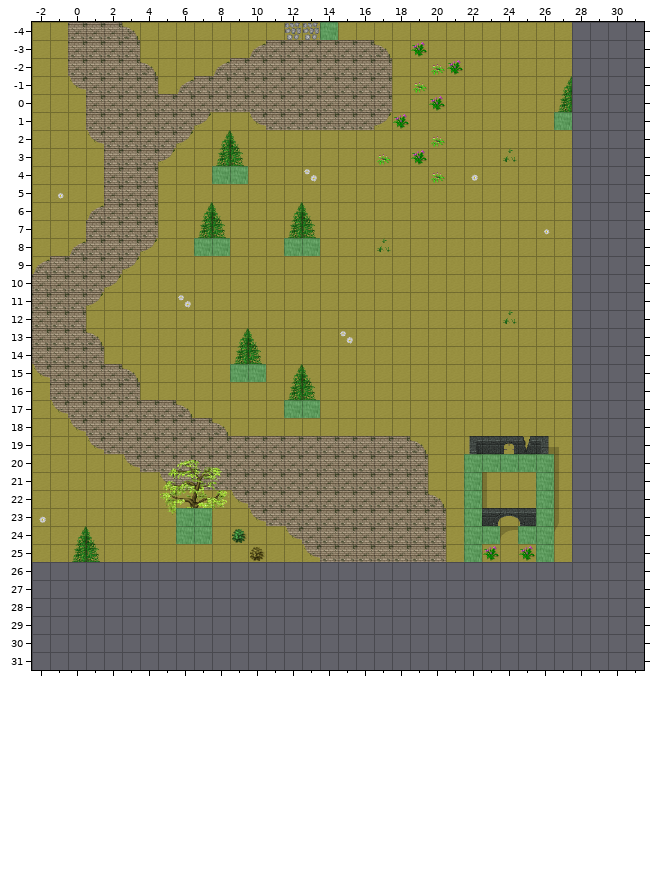
One commit to this Tiled map: AndorsTrail/res/xml/0_ados_wall_n2_x1_y2.tmx. Above is the file before it was changed.
Cells are 32x32 px. Shown: x -2..31, y -4..31. The old version is drawn lined up with the new one.
After the commit:
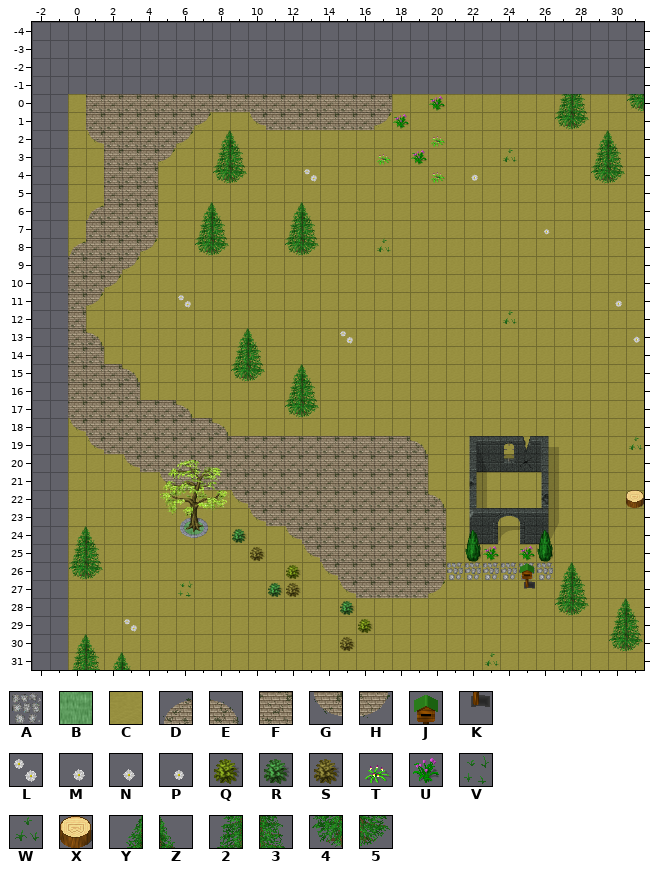
Key: from "tileset_ground_cobbled_paving": A 0; from "tileset_ground_ground": B 0, C 8; from "tileset_ground_mossy_brick_pav": D 0, E 2, F 4, G 6, H 8; from "tileset_item_postbox_2": J 0, K 1; from "tileset_plant_flower_daisy_whi": L 0, M 1, N 3, P 5; from "tileset_plant_flower_flowers_m": Q 0, R 4, S 8, T 11, U 15; from "tileset_plant_grasses": V 1, W 2; from "tileset_plant_stump_int_small_": X 0; from "tileset_plant_tree_spruce": Y 0, Z 1, 2 2, 3 3, 4 4, 5 5.
_ is an empty cell.
Tiles replaced or removed in this view: A, B, C, D, E, F, G, M, P, T, U, Y.
Change:
Changed rows in their new state; . is an unchanged cell.
map size 30x30 -> 32x32 cells (old content now starts at -2,-4; both pictures use the new coordinates)
Layer "Ground":
first column x -2:
-4 ______________________________....
-3 ______________________________....
-2 ______________________________....
-1 ______________________________....
 0 __............................CCCC
 1 __............................CCCC
 2 __............................CCCC
 3 __............................CCCC
 4 __............................CCCC
 5 __............................CCCC
 6 __............................CCCC
 7 __............................CCCC
 8 __............................CCCC
 9 __............................CCCC
10 __............................CCCC
11 __............................CCCC
12 __............................CCCC
13 __............................CCCC
14 __............................CCCC
15 __............................CCCC
16 __............................CCCC
17 __............................CCCC
18 __............................CCCC
19 __............................CCCC
20 __............................CCCC
21 __............................CCCC
22 __............................CCCC
23 __............................CCCC
24 __............................CCCC
25 __............................CCCC
26 ..CCCCCCCCCCCCCCC......CCCCCCCCCCC
27 ..CCCCCCCCCCCCCCCC....CCCCCCCCCCCC
28 ..CCCCCCCCCCCCCCCCCCCCCCCCCCCCCCCC
29 ..CCCCCCCCCCCCCCCCCCCCCCCCCCCCCCCC
30 ..CCCCCCCCCCCCCCCCCCCCCCCCCCCCCCCC
31 ..CCCCCCCCCCCCCCCCCCCCCCCCCCCCCCCC
Layer "Object":
first column x -1:
-4 .____........___.................
-3 .____......________._............
-2 ._____...__________..__..........
-1 ._____.____________._............
 0 ................................4
 1 .............................5...
 4 ..............................45.
 5 _................................
first column x -2:
 9 __................................
10 __................................
11 __..............................M.
12 __................................
13 __...............................N
14 __................................
15 __................................
16 ._................................
17 ._................................
19 .................................W
22 .................................X
23 _.................................
26 ..45..........Q.GFFFFFFAAAAAA.....
27 ........V....RS..GFFFFH....K......
28 .................R...........45...
29 .....L............Q...............
30 .................S..............45
31 .........................W........
Layer "Above":
first column x 27:
-1 _...
 0 .3..
 2 ..YZ
 3 ..23
first column x 0:
26 .........................J.YZ...
27 ...........................23...
28 ..............................YZ
29 ..............................23
30 YZ..............................
31 23YZ............................
Layer "Walkable" (now hidden):
first column x 14:
-4 _
first column x 8:
 1 ..................._
 4 __..................
first column x 7:
 8 __...__
first column x 6:
15 ...__................
17 ......__.............
20 ................_____
21 ................_..._
22 ................_..._
23 __.............._..._
24 __..............__.__
25 ................_..._
Changed places in both pictures, as pixel boxes (x1, y1, x2, y2):
changed: (32, 22, 644, 670)
